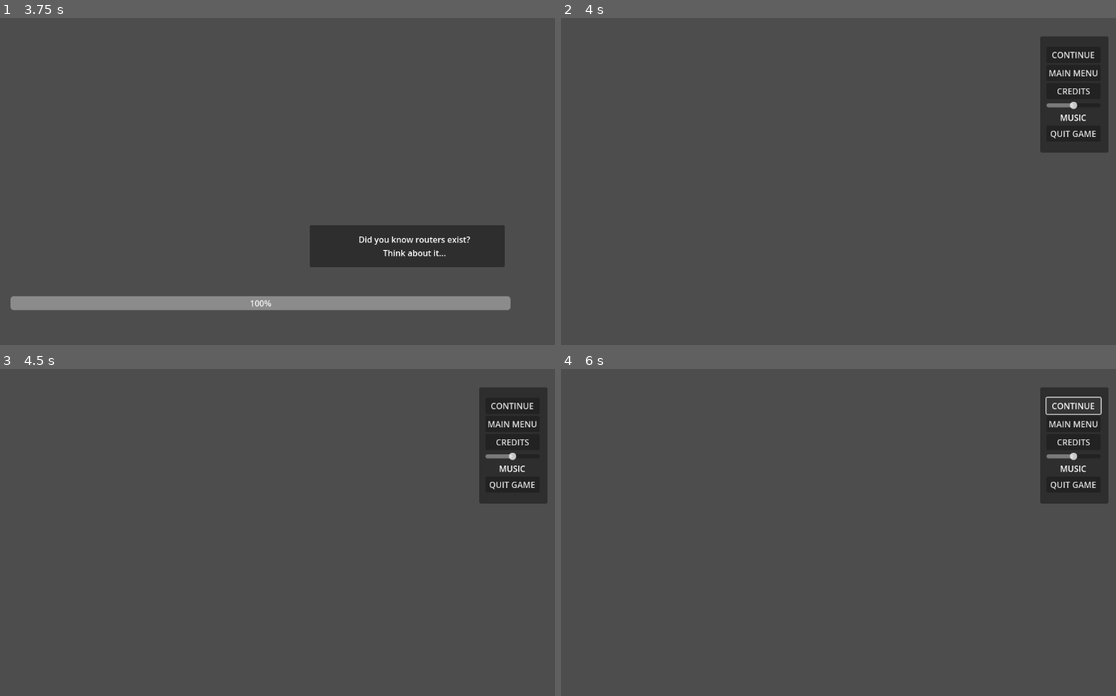
Above: before the commit, frames 1-4 (two rows, left to right).
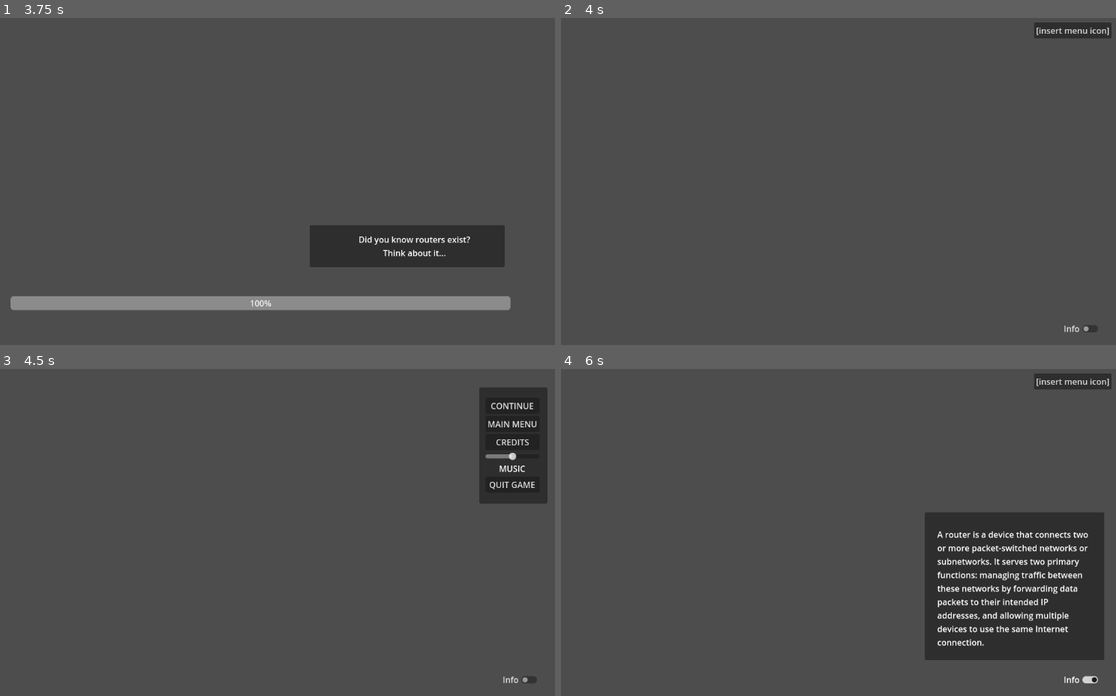
Above: after the commit, the same moments.

Repository: BcubeStudios/Netspace-Game
Game: Godot game, scene res://screens/opening.tscn
Same seed, same stepped clock (60 frames per second), same inputs: the game is played once before the commit and once after it.
Inputs (mouse positions are in pixels of both pictures, inside the frame that each line leads up to):
- Up to frame 1 (3.75 s): click "SETTINGS" at 0.5 s; click "CONTINUE" at 1.25 s; click "START GAME" at 2 s
- Up to frame 2 (4 s): no input
- Up to frame 3 (4.5 s): click (510, 382) at 4.25 s, where only the run after the commit has a clickable "[insert menu icon]"
- Up to frame 4 (6 s): click (1082, 679) at 5 s, where only the run after the commit has a clickable "Info"; click "CONTINUE" at 5.75 s

Frame 1 is identical in both runs. In frame 2, 4.7% of the frame differs, in the area x 85-100%, y 1-97%; in frame 3, less than 0.1%; in frame 4, 18%, in the area x 65-100%, y 1-97%.

Commit message:
added infographic

Diff:
--- a/GodotWorkspace/screens/demo_level.tscn
+++ b/GodotWorkspace/screens/demo_level.tscn
@@ -7,7 +7,6 @@
 script = ExtResource("1_j08t0")
 
 [node name="settingButton" type="Button" parent="."]
-visible = false
 offset_left = 993.0
 offset_top = 20.0
 offset_right = 1142.0
@@ -15,15 +14,41 @@
 text = "[insert menu icon]"
 
 [node name="settingPanel" type="Panel" parent="."]
+visible = false
 offset_left = 1005.0
 offset_top = 47.0
 offset_right = 1136.0
 offset_bottom = 271.0
 
 [node name="SettingsMenu" parent="." instance=ExtResource("2_1ps50")]
+visible = false
 offset_left = 1069.0
 offset_top = 158.0
 offset_right = 1069.0
 offset_bottom = 158.0
 
+[node name="infoPanel" type="Panel" parent="."]
+visible = false
+offset_left = 783.0
+offset_top = 288.0
+offset_right = 1128.0
+offset_bottom = 573.0
+
+[node name="infoLabel" type="Label" parent="infoPanel"]
+layout_mode = 0
+offset_left = 24.0
+offset_top = 31.0
+offset_right = 320.0
+offset_bottom = 262.0
+text = "A router is a device that connects two or more packet-switched networks or subnetworks. It serves two primary functions: managing traffic between these networks by forwarding data packets to their intended IP addresses, and allowing multiple devices to use the same Internet connection."
+autowrap_mode = 2
+
+[node name="info toggle" type="CheckButton" parent="."]
+offset_left = 1044.0
+offset_top = 591.0
+offset_right = 1123.0
+offset_bottom = 631.0
+text = "Info"
+
 [connection signal="pressed" from="settingButton" to="." method="_on_setting_button_pressed"]
+[connection signal="toggled" from="info toggle" to="." method="_on_info_toggle_toggled"]
--- a/GodotWorkspace/scripts/demo_level.gd
+++ b/GodotWorkspace/scripts/demo_level.gd
@@ -1,9 +1,6 @@
 extends Node2D
 
 var setting_on = false
-@onready var settings_menu = $SettingsMenu
-@onready var setting_panel = $settingPanel
-@onready var settings_button = $settingButton
 
 # Called when the node enters the scene tree for the first time.
 func _ready():
@@ -14,7 +11,11 @@
 	if Input.is_action_just_pressed("Settings"):
 		settingsMenu()
 
+
 func settingsMenu():
+	var settings_menu = $SettingsMenu
+	var setting_panel = $settingPanel
+	var settings_button = $settingButton
 	if setting_on:
 		settings_menu.hide()
 		setting_panel.hide()
@@ -29,6 +30,16 @@
 pass
 
 
+#activates the settings mode
 func _on_setting_button_pressed():
 	settingsMenu()
 	pass # Replace with function body.
+
+
+#toggles the info panel
+func _on_info_toggle_toggled(toggled_on):
+	var info_graphic = $infoPanel
+	if toggled_on:
+		info_graphic.show()
+	else:
+		info_graphic.hide()
